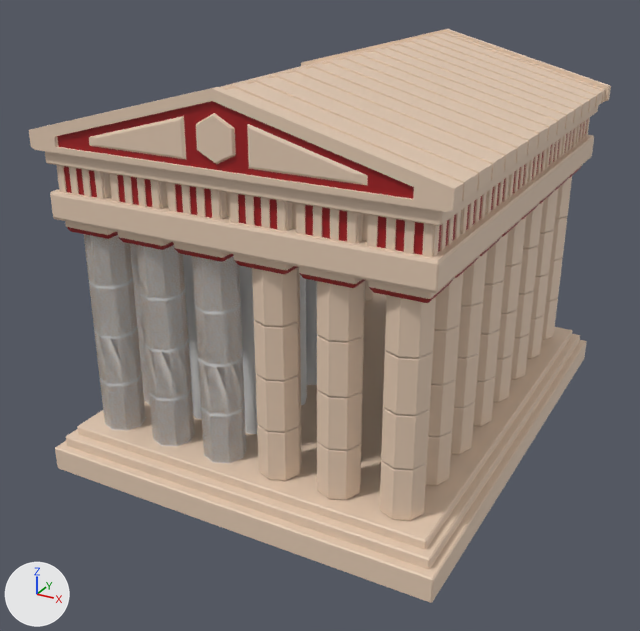
A saved change to the OBJ model Blender Models/Geography and History/Parthenon.obj.
Before and after are seen from a camera (50 mm lens) standing at (1.56, -3.12, 1.95) and looking at (-0.06, -0.17, 0.48). The axes (+X, +Y, +Z) are drawn at lower left. The lights are the same throughout. Where no turn or scale is listed for an object, it has been applied to the vertices. Vertices at the same position are counted once.

Names of what the first picture shows: 'base_Cube', 'base_topper_2_Cube.005', 'base_topper_Cube.001', 'cieling_2_Cube.004', 'cieling_Cube.002', 'fancy_Cube.006', 'pillar_tops_Cube.003', 'pillars_a_Cylinder.001', 'pillars_b_Cylinder.003', 'roof_Cube.007', 'roof_bumps_Cube.008'.
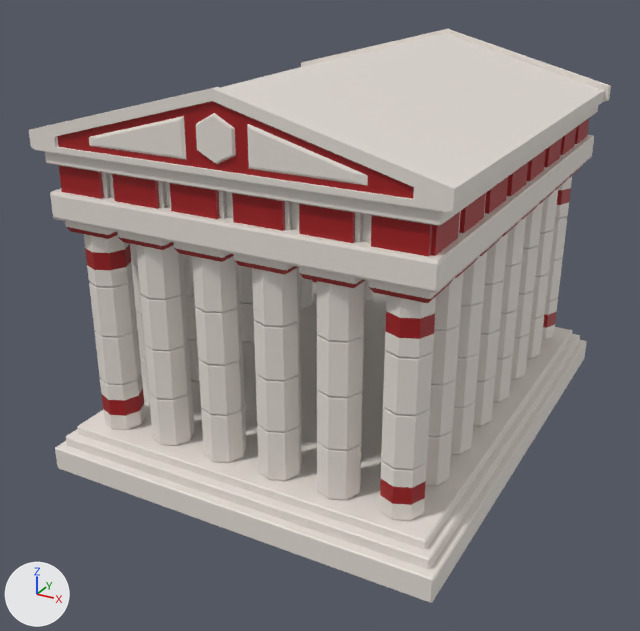
What the commit changed:
Material 'Material.001' (mat_material_001) changes colour from beige #e7cdb6 to white #e7e0d9; in linear values from (0.8, 0.613, 0.465) to (0.8, 0.743, 0.692).
me_fancy_cube_006 is used by ob_fancy_cube_006; location (0.0, 0.0, 0.0).
me_fancy_cube_006 had 1624 vertices, 1380 faces and spanned x -0.7..0.7, y -0.9..0.91, z 1.08..1.22.
me_fancy_cube_006 now has 416 vertices, 208 faces and spans x -0.7..0.7, y -0.9..0.9, z 1.08..1.22.
me_fancy_cube_006 part 1: 260 vertices moved within x -0.7..0.7, y -0.9..0.9, z 1.08..1.22; 1260 vertices removed from x -0.7..0.7, y -0.9..0.91, z 1.08..1.22; 52 vertices added at x -0.7..0.7, y -0.89..0.89, z 1.08..1.22.
me_pillars_b_cylinder_003 is used by ob_pillars_b_cylinder_003; location (0.0, 0.0, 0.0).
me_pillars_b_cylinder_003 had 2496 vertices, 2424 faces and spanned x -0.68..0.68, y -0.88..0.88, z 0.15..0.95.
me_pillars_b_cylinder_003 now has 2624 vertices, 2552 faces and spans x -0.68..0.68, y -0.88..0.88, z 0.15..0.95.
Part 2, on me_pillars_b_cylinder_003:
34 faces are deleted.
32 new vertices lie (0.0, 0.0, 0.06) away from vertices in x -0.68..0.68, y -0.88..-0.72, z 0.16..0.76.
32 new vertices lie (0.0, 0.0, 0.06) away from vertices in x -0.68..0.68, y -0.88..-0.72, z 0.22..0.82.
66 new faces join them, mat_material_001 (white #e7e0d9).
32 new faces join them, mat_material_002 (red #9f1317).
Part 3, on me_pillars_b_cylinder_003:
34 faces are deleted.
32 new vertices lie (0.0, 0.0, 0.07) away from vertices in x -0.68..0.68, y 0.72..0.88, z 0.15..0.75.
32 new vertices lie (0.0, 0.0, 0.06) away from vertices in x -0.68..0.68, y 0.72..0.88, z 0.22..0.82.
66 new faces join them, mat_material_001 (white #e7e0d9).
32 new faces join them, mat_material_002 (red #9f1317).
me_pillars_b_cylinder_003 now uses material mat_material_002 (red #9f1317).
Object 'pillars_a_Cylinder.001' (ob_pillars_a_cylinder_001) is deleted.
Object 'roof_bumps_Cube.008' (ob_roof_bumps_cube_008) is deleted.

Boxes [x1, y1, x2, y2] around the edits, measured in the pictures (640 x 631 px):
'pillars_b_Cylinder.003', recoloured: [84, 176, 572, 521] in both
'roof_Cube.007', recoloured (beige to white): [29, 29, 611, 212] in both
'base_topper_2_Cube.005', recoloured (beige to white): [77, 292, 573, 549] in both
'pillars_a_Cylinder.001', deleted: before [84, 234, 317, 463]
'roof_bumps_Cube.008', deleted (beige): before [34, 32, 605, 201]
'cieling_Cube.002', recoloured (beige to white): [50, 135, 594, 294] in both
'base_Cube', recoloured (beige to white): [55, 340, 587, 603] in both
'fancy_Cube.006', recoloured, reshaped (beige to red): before [56, 118, 590, 257]; after [59, 118, 589, 257]
'base_topper_Cube.001', recoloured (beige to white): [66, 334, 580, 569] in both
'cieling_2_Cube.004', recoloured: [45, 106, 598, 226] in both
'pillar_tops_Cube.003', recoloured: [65, 166, 581, 303] in both
part 2 of me_pillars_b_cylinder_003, built on: before [84, 235, 436, 520]; after [84, 234, 436, 520]
part 3 of me_pillars_b_cylinder_003, built on: before [542, 176, 572, 339]; after [313, 176, 572, 339]
